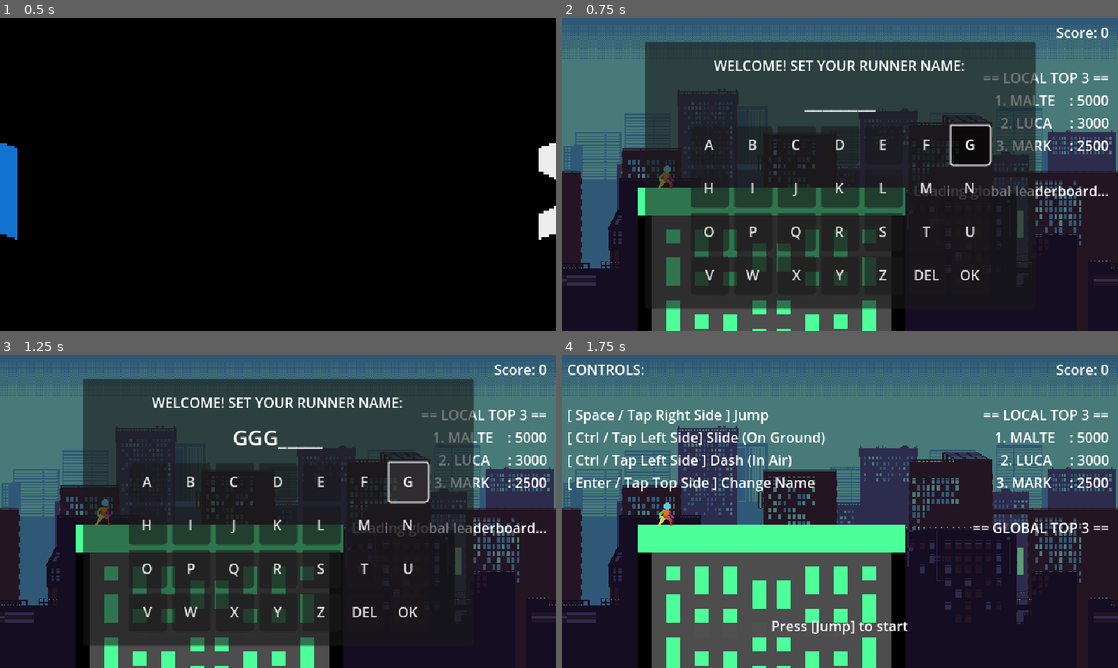
Above: before the commit, frames 1-4 (two rows, left to right).
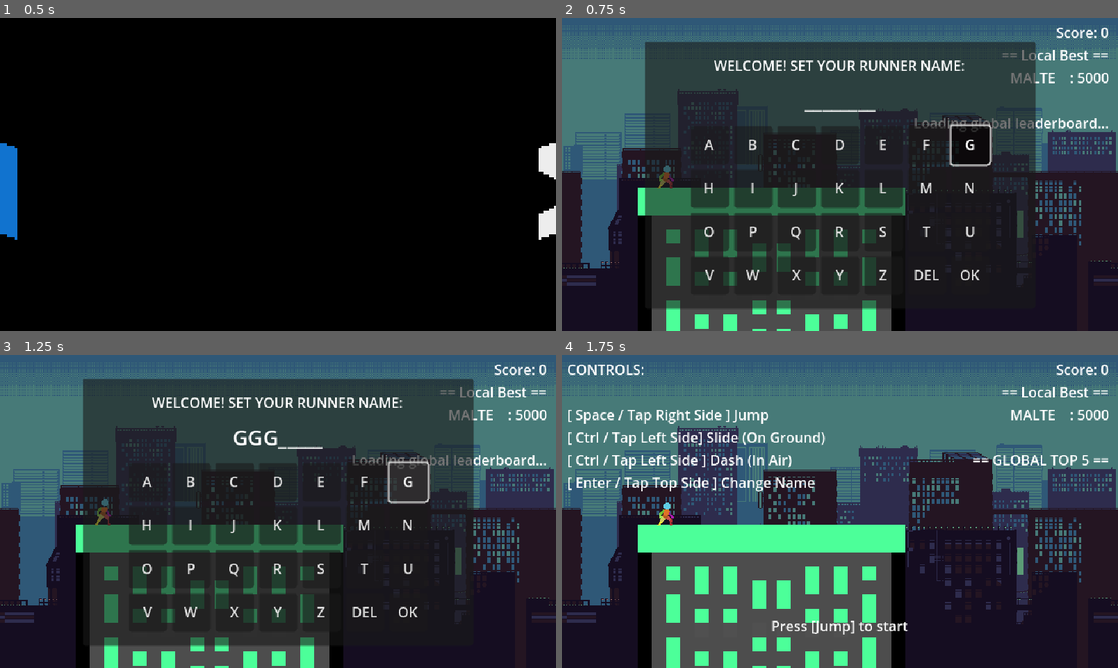
Above: after the commit, the same moments.

Repository: mschonberger/runner
Game: Godot game, scene res://scenes/intro_logo.tscn
Two runs of this game, one before a commit and one after it. Both use one fixed random seed, a clock stepped at 60 frames per second and the inputs below.
Inputs (mouse positions are in pixels of both pictures, inside the frame that each line leads up to):
- Up to frame 1 (0.5 s): no input
- Up to frame 2 (0.75 s): tap Enter (change) at 0.5, 0.6 s; move the mouse to (962, 158) at 0.52 s; hold Ctrl (dash) from 0.53 s (still down); click (962, 158) at 0.67 s
- Up to frame 3 (1.25 s): keep holding Ctrl (dash); tap Space (jump) at 0.77, 1.07 s
- Up to frame 4 (1.75 s): release Ctrl (dash) at 1.25 s; click "OK" at 1.25 s

Frame 1 is identical in both runs. In frame 2, 2.1% of the frame differs, in the area x 63-99%, y 10-58%; in frame 3, 2.1%; in frame 4, 2.0%.

Commit message:
Adjusted leaderboard
- Only best local Score will be displayed
- Top 5 Leaderboard will be displayed
- Added pictures for publishing

Diff:
--- a/scenes/intro_logo.gd
+++ b/scenes/intro_logo.gd
@@ -21,6 +21,10 @@
 	get_tree().change_scene_to_file("res://scenes/main.tscn")
 
 func _input(event: InputEvent) -> void:
+	if event is InputEventScreenTouch and event.pressed:
+		if gun_sound: gun_sound.play()
+		get_tree().change_scene_to_file("res://scenes/main.tscn")
+		return
 	if event.is_action_pressed("jump"):
 		if gun_sound: gun_sound.play()
 		get_tree().change_scene_to_file("res://scenes/main.tscn")
--- a/scripts/talo_manager.gd
+++ b/scripts/talo_manager.gd
@@ -75,7 +75,6 @@
 				if entry.has("playerAlias") and entry["playerAlias"].has("identifier"):
 					name_str = entry["playerAlias"]["identifier"]
 
-
 				score_list.append({
 					"player_name": name_str,
 					"score": int(entry["score"])
--- a/scripts/ui.gd
+++ b/scripts/ui.gd
@@ -61,7 +61,7 @@
 			global_highest_score
 		]
 	else:
-		var text_output = "Score: %d\n\n== LOCAL TOP 3 ==\n" % int(gm.current_score)
+		var text_output = "Score: %d\n== Local Best ==\n" % int(gm.current_score)
 
 		var unique_local_entries: Array = []
 		var seen_local_names: Dictionary = {}
@@ -72,10 +72,10 @@
 				seen_local_names[name_key] = true
 				unique_local_entries.append(entry)
 
-		var display_limit = min(unique_local_entries.size(), 3)
+		var display_limit = min(unique_local_entries.size(), 1)
 		for i in range(display_limit):
 			var entry = unique_local_entries[i]
-			text_output += "%d. %-8s : %d\n" % [i + 1, entry["name"], int(entry["score"])]
+			text_output += "%-8s : %d\n" % [entry["name"], int(entry["score"])]
 
 		text_output += "\n" + global_leaderboard_text
 		label.text = text_output
@@ -207,13 +207,13 @@
 
 		global_highest_score = int(remote_scores[0].get("score", 0))
 
-		var leaderboard_lines: Array[String] = ["== GLOBAL TOP 3 =="]
+		var leaderboard_lines: Array[String] = ["== GLOBAL TOP 5 =="]
 		var seen_global_names: Dictionary = {}
 		var rank = 1
 
 
 		for entry in remote_scores:
-			if rank > 3:
+			if rank > 5:
 				break
 
 			var p_name: String = entry.get("player_name", "ANON").to_upper().strip_edges()
@@ -229,7 +229,7 @@
 		global_leaderboard_text = "\n".join(leaderboard_lines)
 	else:
 		global_highest_score = 0
-		global_leaderboard_text = "== GLOBAL TOP 3 =="
+		global_leaderboard_text = "== GLOBAL TOP 5 =="
 
 	_update_score_ui_display()
 
Binary file added: publish/Cover Image.png
Not shown, added: publish/Cover Image.png.import
Binary file added: publish/Header Image.png
Not shown, added: publish/Header Image.png.import
Binary file added: publish/Logo.png
Not shown, added: publish/Logo.png.import
Binary file added: publish/Screenshot 1.png
Not shown, added: publish/Screenshot 1.png.import
Binary file added: publish/Screenshot 2.png
Not shown, added: publish/Screenshot 2.png.import
Binary file added: publish/Screenshot 3.png
Not shown, added: publish/Screenshot 3.png.import
(and 4 more such lines)
